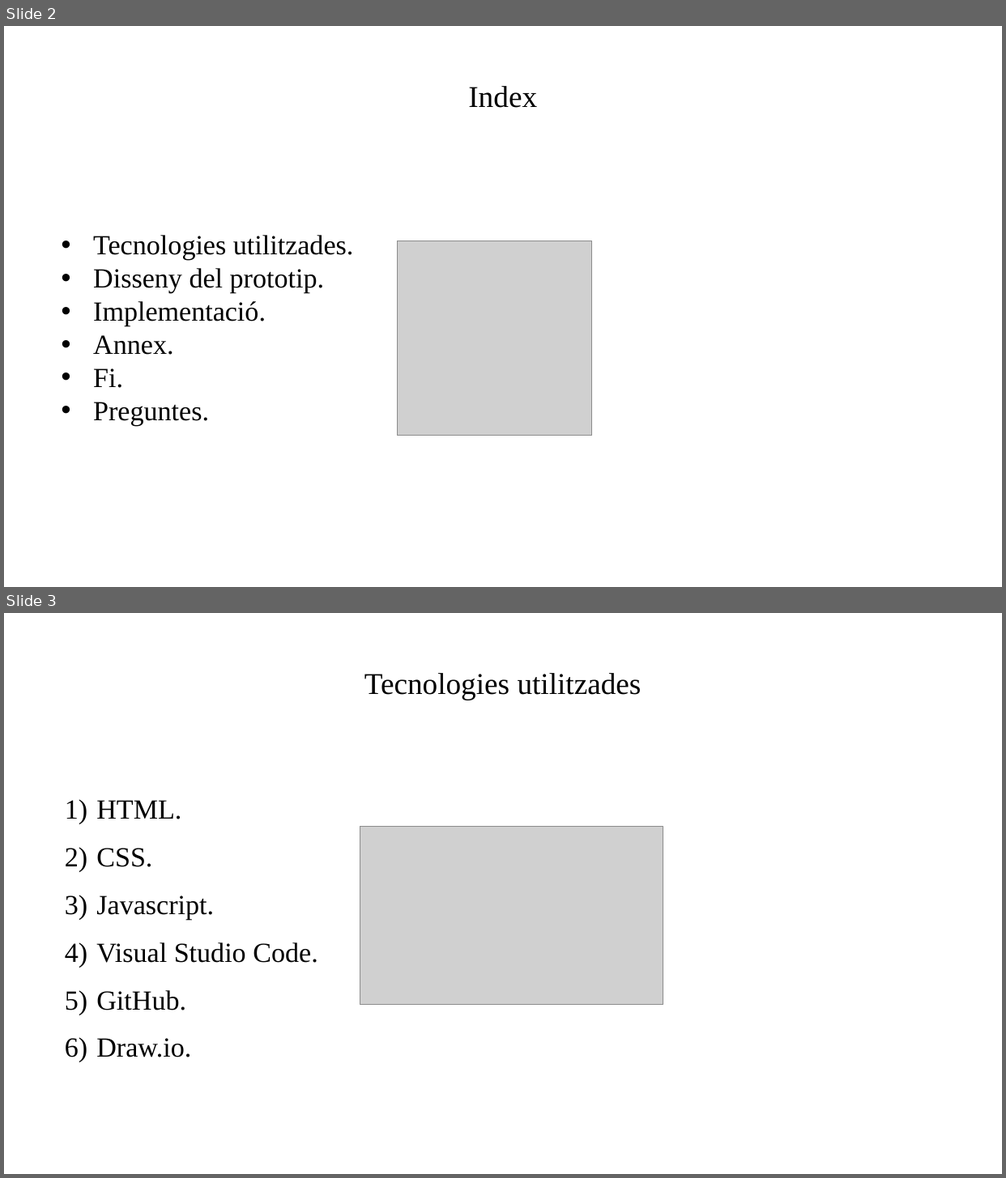
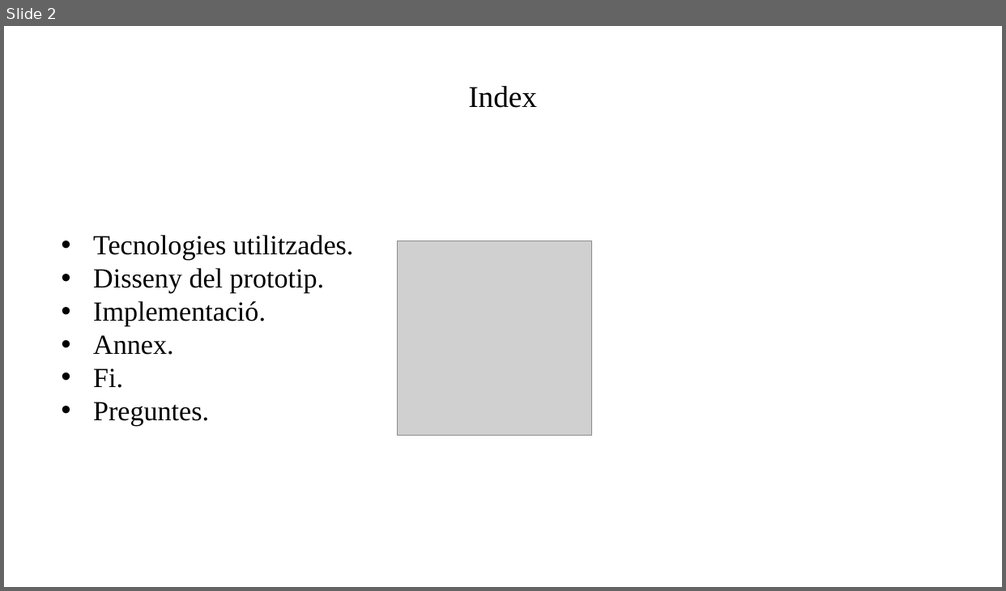
Before and after one commit to JoelFusterBosch/PI_DIW, a slide deck: Reserva d'equipaments municipals Projecte Intermodular.pptx. Shown one above the other, each under a label of ours: slides 2 and 3 before the commit, slide 2 after it. The pictures are 1006x1178 and 1006x591 pixels, drawn with LibreOffice and Linux fonts; fonts in the diff are those of the drawing; grey boxes stand for pictures. Boxes give left, top, right and bottom in pixels: in the first picture for what was removed or moved away, otherwise in the second. Text is boxed around its words. In the diff, an @@ line names an element or a change of style, - is before the commit and + after.

```diff
--- a/Reserva d'equipaments municipals Projecte Intermodular.pptx
+++ b/Reserva d'equipaments municipals Projecte Intermodular.pptx
@@ slide 3 removed at <box>4,613,1002,1174</box>, background #FFFFFF @@
@@ title removed at <box>364,673,641,700</box> @@
-Tecnologies utilitzades
@@ text removed at <box>96,800,318,1058</box> @@
-1) HTML.
-2) CSS.
-3) Javascript.
-4) Visual Studio Code.
-5) GitHub.
-6) Draw.io.
@@ picture removed at <box>360,827,663,1005</box> @@
```
Also in this commit, not shown: 2 slides added, 1 other slide removed, 6 other files.
